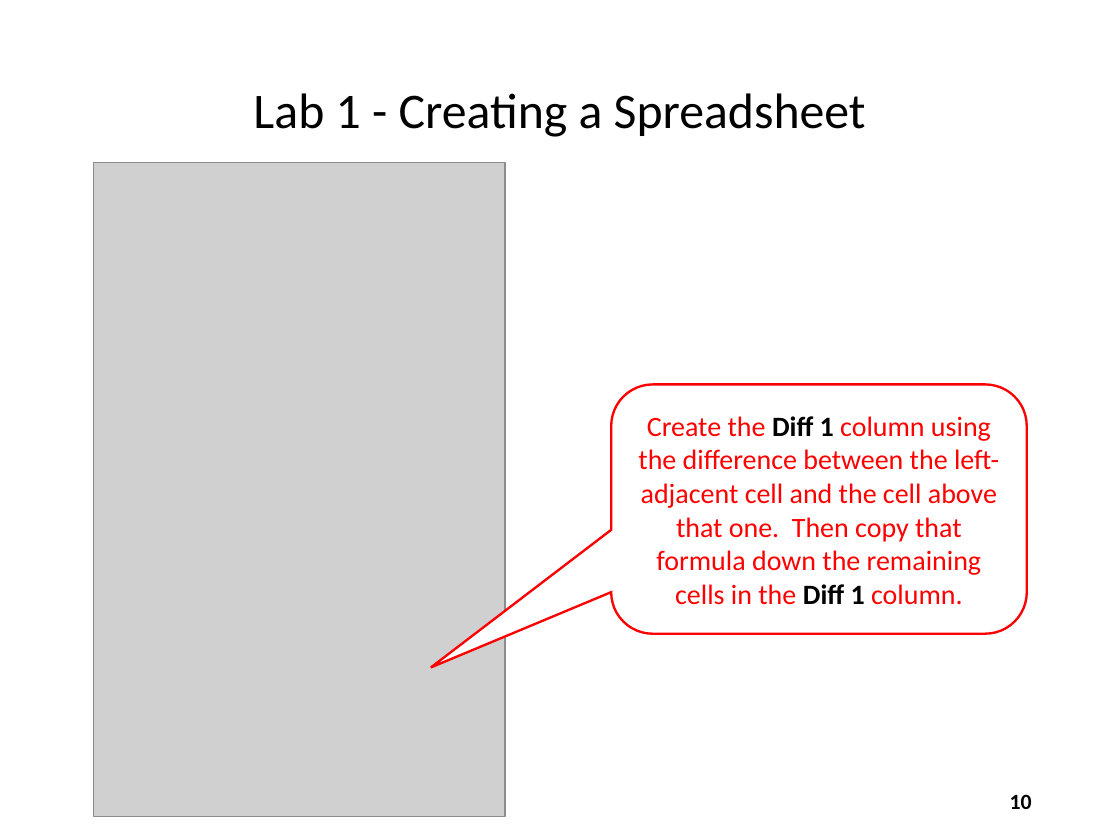
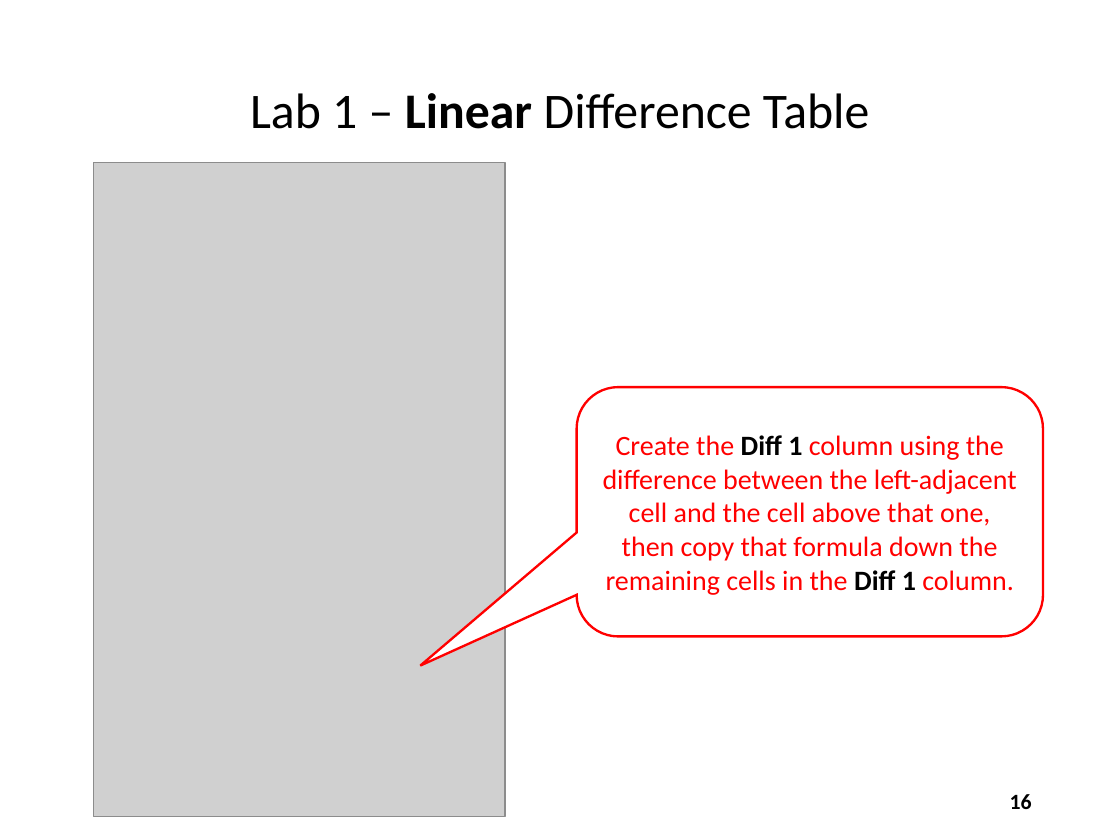
Before and after one commit to dbiersach/scicomp301-cpp-linux, a slide deck: slide 16 of session23/Session 23 - Difference Tables, Least Squares.pptx (slide 10 before the commit). Drawn at 1120x840 pixels with LibreOffice and Linux fonts; fonts in the diff are those of the drawing; grey boxes stand for pictures. Boxes give left, top, right and bottom in pixels: in the first picture for what was removed or moved away, otherwise in the second. Text is boxed around its words. In the diff, an @@ line names an element or a change of style, - is before the commit and + after.

```diff
--- a/session23/Session 23 - Difference Tables, Least Squares.pptx
+++ b/session23/Session 23 - Difference Tables, Least Squares.pptx
@@ title at [250, 93, 869, 129]: text changed @@
-Lab 1 - Creating a Spreadsheet
+Lab 1 – Linear Difference Table
@@ rounded speech box "Create the Diff 1 column ...": place and size @@
-rounded speech box "Create the Diff 1 column ..." at [612, 384, 1027, 634]
+rounded speech box "Create the Diff 1 column ..." at [577, 388, 1043, 637]
@@ rounded speech box "Create the Diff 1 column ..." at [577, 388, 1043, 637]: proportions changed @@
@@ text in rounded speech box at [603, 435, 1017, 595]: text changed @@
-Create the Diff 1 column using the difference between the left-adjacent cell and the cell above that one. Then copy that formula down the remaining cells in the Diff 1 column.
+Create the Diff 1 column using the difference between the left-adjacent cell and the cell above that one, then copy that formula down the remaining cells in the Diff 1 column.
@@ page number at [1010, 794, 1032, 809]: text changed @@
-10
+16
```
Also in this commit, not shown: 38 other slides changed, 12 slides added, 1 slide removed, 1 other file.
